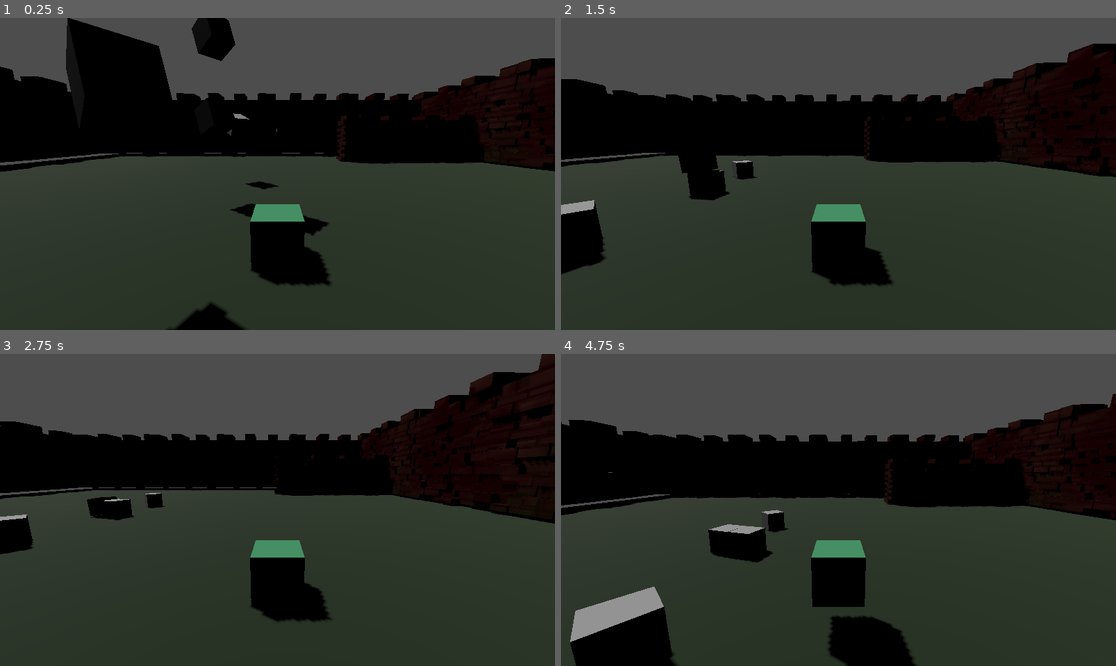
Above: before the commit, frames 1-4 (two rows, left to right).
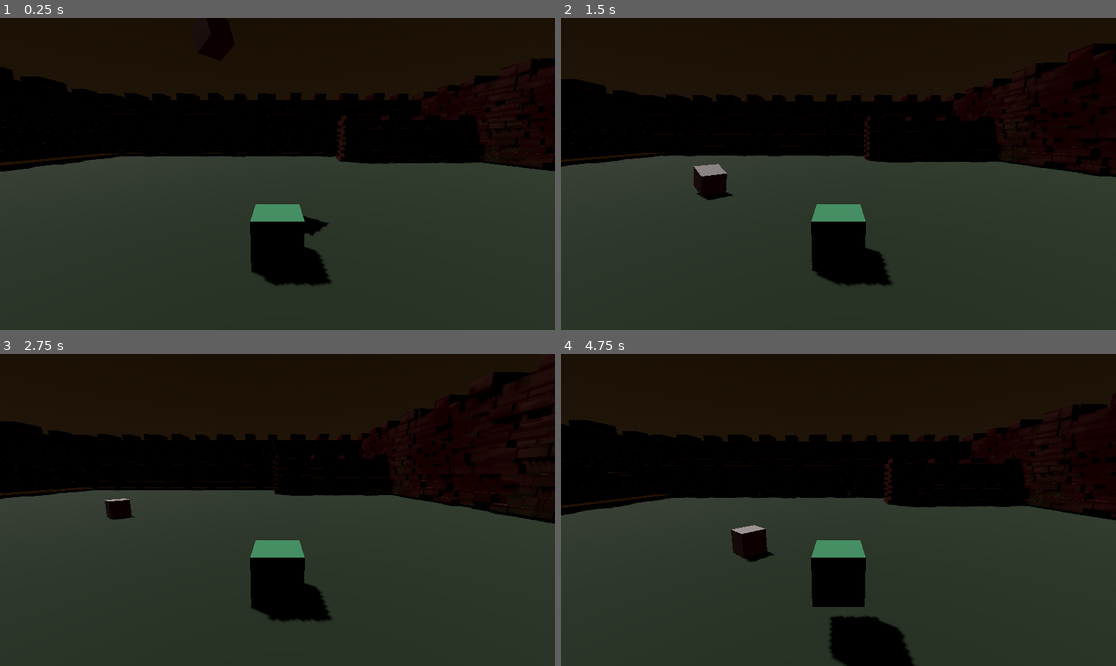
Above: after the commit, the same moments.

Repository: nyVr/godot_oop_game
Game: Godot game, scene res://scenes/main.tscn
Same seed, same stepped clock (60 frames per second), same inputs: the game is played once before the commit and once after it. The project has no main scene, so this scene is started directly.
Inputs:
- Up to frame 1 (0.25 s): no input
- Up to frame 2 (1.5 s): tap Enter (ui_accept) at 0.5, 0.77 s; hold Right (right) 0.53-1.28 s; hold Down (down) from 1.28 s (still down)
- Up to frame 3 (2.75 s): tap Enter (ui_accept) at 1.52 s; release Down (down) at 2.03 s; hold Right (right) from 2.03 s (still down)
- Up to frame 4 (4.75 s): release Right (right) at 2.78 s; hold Up (up) 2.78-3.53 s; tap Enter (ui_accept) at 3.02, 3.77, 4.52 s; hold Left (left) from 3.53 s (still down)

The runs differ from the first frame. In frame 1, 22% of the frame differs, in the area x 0-100%, y 0-100%; in frame 2, 24%; in frame 3, 23%; in frame 4, 29%.

Commit message:
fog and extension

Diff:
--- a/scenes/main.tscn
+++ b/scenes/main.tscn
@@ -1,10 +1,112 @@
-[gd_scene load_steps=8 format=3 uid="uid://b7atxuaof20fe"]
+[gd_scene load_steps=13 format=3 uid="uid://b7atxuaof20fe"]
 
 [ext_resource type="PackedScene" uid="uid://dvxedggvkby4l" path="res://scenes/block.tscn" id="1_k8bqx"]
 [ext_resource type="PackedScene" uid="uid://dqr54dd08lhks" path="res://scenes/joe.tscn" id="2_76w2n"]
 [ext_resource type="PackedScene" uid="uid://dde3hpdyxsg0n" path="res://scenes/dolls.tscn" id="3_aal3e"]
 [ext_resource type="PackedScene" uid="uid://d2lr7ndyoi0x0" path="res://blender/plainWall.dae" id="4_rkueh"]
 
+[sub_resource type="Shader" id="Shader_jrvam"]
+code = "
+// NOTE: Shader automatically converted from Godot Engine 4.2.1.stable's ProceduralSkyMaterial.
+
+shader_type sky;
+render_mode use_debanding;
+
+uniform vec4 sky_top_color : source_color = vec4(0.385, 0.454, 0.55, 1.0);
+uniform vec4 sky_horizon_color : source_color = vec4(0.646, 0.656, 0.67, 1.0);
+uniform float sky_curve : hint_range(0, 1) = 0.15;
+uniform float sky_energy = 1.0; // In Lux.
+uniform sampler2D sky_cover : filter_linear, source_color, hint_default_black;
+uniform vec4 sky_cover_modulate : source_color = vec4(1.0, 1.0, 1.0, 1.0);
+uniform vec4 ground_bottom_color : source_color = vec4(0.2, 0.169, 0.133, 1.0);
+uniform vec4 ground_horizon_color : source_color = vec4(0.646, 0.656, 0.67, 1.0);
+uniform float ground_curve : hint_range(0, 1) = 0.02;
+uniform float ground_energy = 1.0;
+uniform float sun_angle_max = 30.0;
+uniform float sun_curve : hint_range(0, 1) = 0.15;
+
+void sky() {
+	float v_angle = acos(clamp(EYEDIR.y, -1.0, 1.0));
+	float c = (1.0 - v_angle / (PI * 0.5));
+	vec3 sky = mix(sky_horizon_color.rgb, sky_top_color.rgb, clamp(1.0 - pow(1.0 - c, 1.0 / sky_curve), 0.0, 1.0));
+	sky *= sky_energy;
+
+	if (LIGHT0_ENABLED) {
+		float sun_angle = acos(dot(LIGHT0_DIRECTION, EYEDIR));
+		if (sun_angle < LIGHT0_SIZE) {
+			sky = LIGHT0_COLOR * LIGHT0_ENERGY;
+		} else if (sun_angle < sun_angle_max) {
+			float c2 = (sun_angle - LIGHT0_SIZE) / (sun_angle_max - LIGHT0_SIZE);
+			sky = mix(LIGHT0_COLOR * LIGHT0_ENERGY, sky, clamp(1.0 - pow(1.0 - c2, 1.0 / sun_curve), 0.0, 1.0));
+		}
+	}
+
+	if (LIGHT1_ENABLED) {
+		float sun_angle = acos(dot(LIGHT1_DIRECTION, EYEDIR));
+		if (sun_angle < LIGHT1_SIZE) {
+			sky = LIGHT1_COLOR * LIGHT1_ENERGY;
+		} else if (sun_angle < sun_angle_max) {
+			float c2 = (sun_angle - LIGHT1_SIZE) / (sun_angle_max - LIGHT1_SIZE);
+			sky = mix(LIGHT1_COLOR * LIGHT1_ENERGY, sky, clamp(1.0 - pow(1.0 - c2, 1.0 / sun_curve), 0.0, 1.0));
+		}
+	}
+
+	if (LIGHT2_ENABLED) {
+		float sun_angle = acos(dot(LIGHT2_DIRECTION, EYEDIR));
+		if (sun_angle < LIGHT2_SIZE) {
+			sky = LIGHT2_COLOR * LIGHT2_ENERGY;
+		} else if (sun_angle < sun_angle_max) {
+			float c2 = (sun_angle - LIGHT2_SIZE) / (sun_angle_max - LIGHT2_SIZE);
+			sky = mix(LIGHT2_COLOR * LIGHT2_ENERGY, sky, clamp(1.0 - pow(1.0 - c2, 1.0 / sun_curve), 0.0, 1.0));
+		}
+	}
+
+	if (LIGHT3_ENABLED) {
+		float sun_angle = acos(dot(LIGHT3_DIRECTION, EYEDIR));
+		if (sun_angle < LIGHT3_SIZE) {
+			sky = LIGHT3_COLOR * LIGHT3_ENERGY;
+		} else if (sun_angle < sun_angle_max) {
+			float c2 = (sun_angle - LIGHT3_SIZE) / (sun_angle_max - LIGHT3_SIZE);
+			sky = mix(LIGHT3_COLOR * LIGHT3_ENERGY, sky, clamp(1.0 - pow(1.0 - c2, 1.0 / sun_curve), 0.0, 1.0));
+		}
+	}
+
+	vec4 sky_cover_texture = texture(sky_cover, SKY_COORDS);
+	sky += (sky_cover_texture.rgb * sky_cover_modulate.rgb) * sky_cover_texture.a * sky_cover_modulate.a * sky_energy;
+
+	c = (v_angle - (PI * 0.5)) / (PI * 0.5);
+	vec3 ground = mix(ground_horizon_color.rgb, ground_bottom_color.rgb, clamp(1.0 - pow(1.0 - c, 1.0 / ground_curve), 0.0, 1.0));
+	ground *= ground_energy;
+
+	COLOR = mix(ground, sky, step(0.0, EYEDIR.y));
+}
+"
+
+[sub_resource type="ShaderMaterial" id="ShaderMaterial_xm622"]
+shader = SubResource("Shader_jrvam")
+shader_parameter/sky_top_color = Color(0.109804, 0.0745098, 0.0352941, 1)
+shader_parameter/sky_horizon_color = Color(0.152941, 0.109804, 0.0705882, 1)
+shader_parameter/sky_curve = 0.15
+shader_parameter/sky_energy = 1.0
+shader_parameter/sky_cover_modulate = Color(0.0666667, 0.12549, 0.0588235, 1)
+shader_parameter/ground_bottom_color = Color(0.141176, 0.0784314, 0, 1)
+shader_parameter/ground_horizon_color = Color(0.152941, 0.109804, 0.0705882, 1)
+shader_parameter/ground_curve = 0.02
+shader_parameter/ground_energy = 1.0
+shader_parameter/sun_angle_max = 0.523599
+shader_parameter/sun_curve = 0.15
+
+[sub_resource type="Sky" id="Sky_k0e3x"]
+sky_material = SubResource("ShaderMaterial_xm622")
+
+[sub_resource type="Environment" id="Environment_bl2h8"]
+background_mode = 2
+sky = SubResource("Sky_k0e3x")
+ambient_light_source = 3
+reflected_light_source = 2
+volumetric_fog_enabled = true
+volumetric_fog_density = 0.0
+
 [sub_resource type="StandardMaterial3D" id="StandardMaterial3D_ptbd4"]
 albedo_color = Color(0.121569, 0.176471, 0.101961, 1)
 
@@ -15,7 +117,13 @@
 [sub_resource type="BoxShape3D" id="BoxShape3D_odway"]
 size = Vector3(50, 0.5, 50)
 
+[sub_resource type="FogMaterial" id="FogMaterial_uxno1"]
+albedo = Color(0.345098, 0.313726, 0.196078, 1)
+
 [node name="level1" type="Node3D"]
+
+[node name="sky" type="WorldEnvironment" parent="."]
+environment = SubResource("Environment_bl2h8")
 
 [node name="floor" type="StaticBody3D" parent="."]
 transform = Transform3D(1, 0, 0, 0, 1, 0, 0, 0, 1, -0.0123701, -0.259782, 0)
@@ -36,20 +144,8 @@
 [node name="block1" parent="blocks" instance=ExtResource("1_k8bqx")]
 transform = Transform3D(0.652204, -0.271918, 0.707595, 0, 0.933449, 0.35871, -0.758043, -0.233952, 0.608799, -1.77109, 6.50821, 0.787333)
 
-[node name="block2" parent="blocks" instance=ExtResource("1_k8bqx")]
-transform = Transform3D(-0.752541, 0.236227, -0.614718, 0, 0.933449, 0.35871, 0.658545, 0.269944, -0.702459, -1.77109, 3.54068, -2.86182)
-
-[node name="block3" parent="blocks" instance=ExtResource("1_k8bqx")]
-transform = Transform3D(0.652204, -0.271918, 0.707595, 0, 0.933449, 0.35871, -0.758043, -0.233952, 0.608799, -1.77109, 3.54068, 1.0475)
-
-[node name="block4" parent="blocks" instance=ExtResource("1_k8bqx")]
-transform = Transform3D(-0.849816, 0.00530222, 0.662506, 0.0166581, 1.69549, 0.0164966, -0.651376, 0.036442, -0.863913, -13.0958, -0.838818, -1.86502)
-
-[node name="block5" parent="blocks" instance=ExtResource("1_k8bqx")]
-transform = Transform3D(0.652204, -0.271918, 0.707595, 0, 0.933449, 0.35871, -0.758043, -0.233952, 0.608799, -1.77109, 3.54068, 5.8929)
-
 [node name="joe" parent="." instance=ExtResource("2_76w2n")]
-transform = Transform3D(1, 0, 0, 0, 1, 0, 0, 0, 1, 0.619872, 0.432967, 5.16175)
+transform = Transform3D(1, 0, 0, 0, 1, 0, 0, 0, 1, 0.635171, 0.432967, 5.1471)
 
 [node name="dolls" parent="." instance=ExtResource("3_aal3e")]
 transform = Transform3D(1, 0, 0, 0, 1, 0, 0, 0, 1, -0.0241737, 1.07537, 10.1309)
@@ -106,3 +202,8 @@
 
 [node name="plainWall17" parent="walls" instance=ExtResource("4_rkueh")]
 transform = Transform3D(-0.65306, 0, -0.0387183, 0, 0.319469, 0, 0.0253082, 0, -0.652746, 14.027, -0.203265, -13.8407)
+
+[node name="FogVolume" type="FogVolume" parent="."]
+transform = Transform3D(1, 0, 0, 0, 1, 0, 0, 0, 1, 5, 1.06673, 1.18452)
+size = Vector3(100, 1, 100)
+material = SubResource("FogMaterial_uxno1")
--- /dev/null
+++ b/shaders/sky.gdshader
@@ -0,0 +1,16 @@
+shader_type sky;
+
+uniform vec3 skyColour : source_color;
+uniform vec3 horizonColour : source_color;
+
+void sky() {
+	// Called for every visible pixel in the sky background, as well as all pixels
+	// in the radiance cubemap.
+
+	float col = clamp(EYEDIR.y / 0.05, 0.0, 1.0);
+
+	vec3 finalColour = mix(horizonColour, skyColour, col);
+
+	COLOR = finalColour;
+
+}
Binary file changed: blender/Wall Base Color.png
Not shown, changed: blender/plainWall.dae
